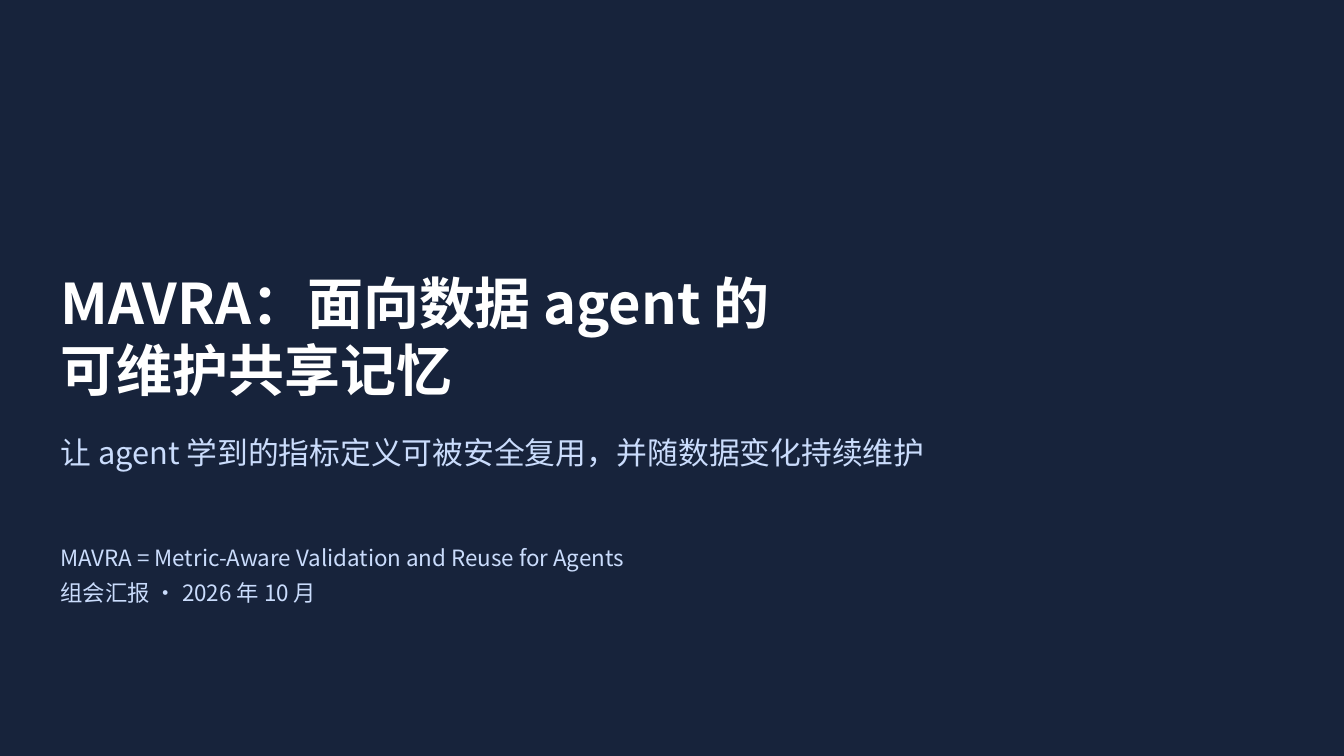
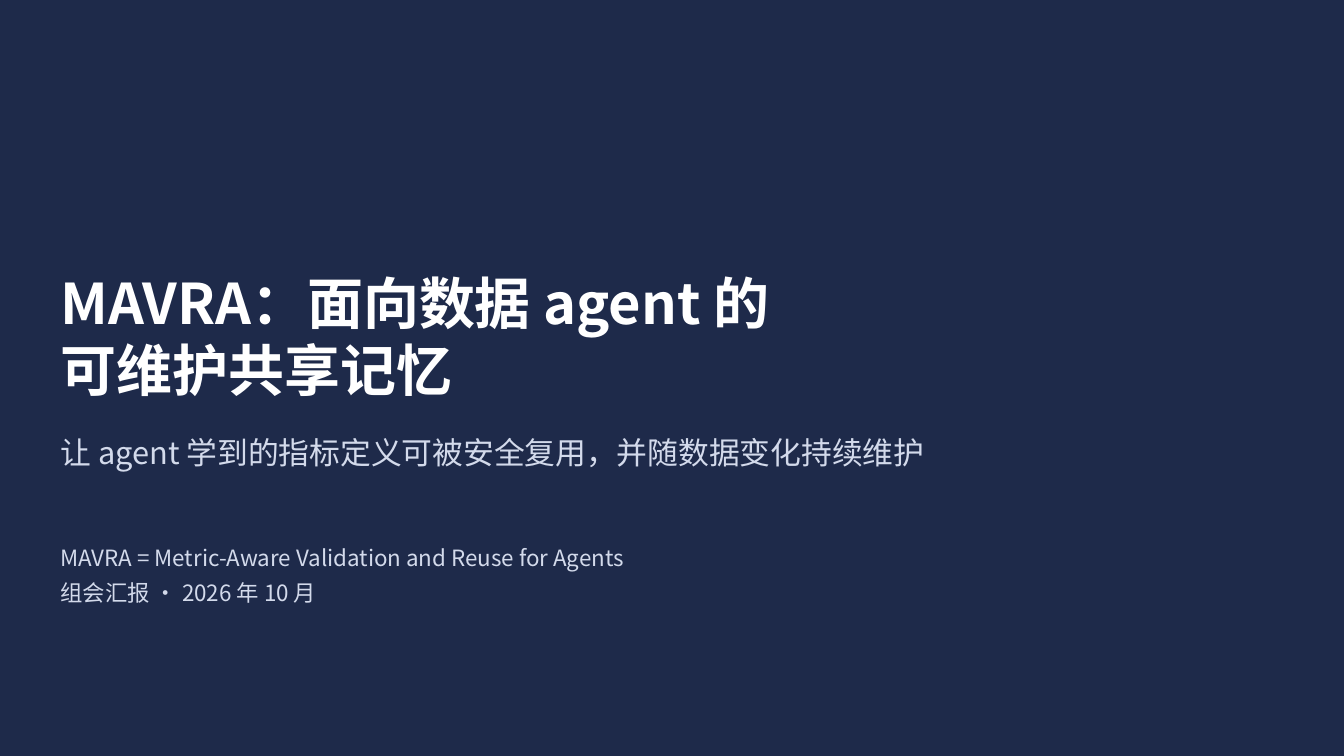
Before and after one commit to mmmttt000045/agent4db-adapter, a slide deck: slide 1 of docs/mavra-system.pptx. Drawn at 1344x756 pixels with LibreOffice and Linux fonts; fonts in the diff are those of the drawing. Boxes give left, top, right and bottom in pixels: in the first picture for what was removed or moved away, otherwise in the second. Text is boxed around its words. In the diff, an @@ line names an element or a change of style, - is before the commit and + after.

```diff
--- a/docs/mavra-system.pptx
+++ b/docs/mavra-system.pptx
@@ background #17233B to #1E2A4A @@
@@ text "让 agent 学到的指标定义可被安全复用，并随数据变化持续维护" at [60, 438, 925, 472]: text colour #CADCFC to #D3DAEB @@
@@ text "MAVRA = Metric-Aware Validation and ..." at [60, 548, 623, 603]: text colour #CADCFC to #D3DAEB @@
```
Also in this commit, not shown: 7 other slides changed, 14 other files.
